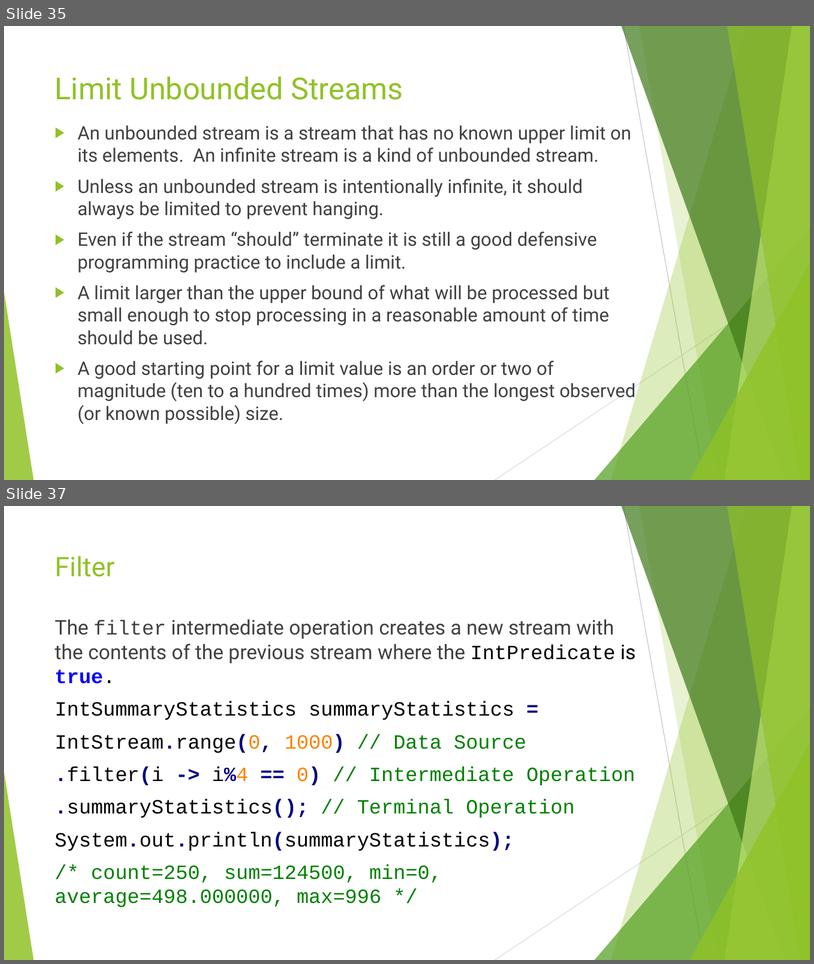
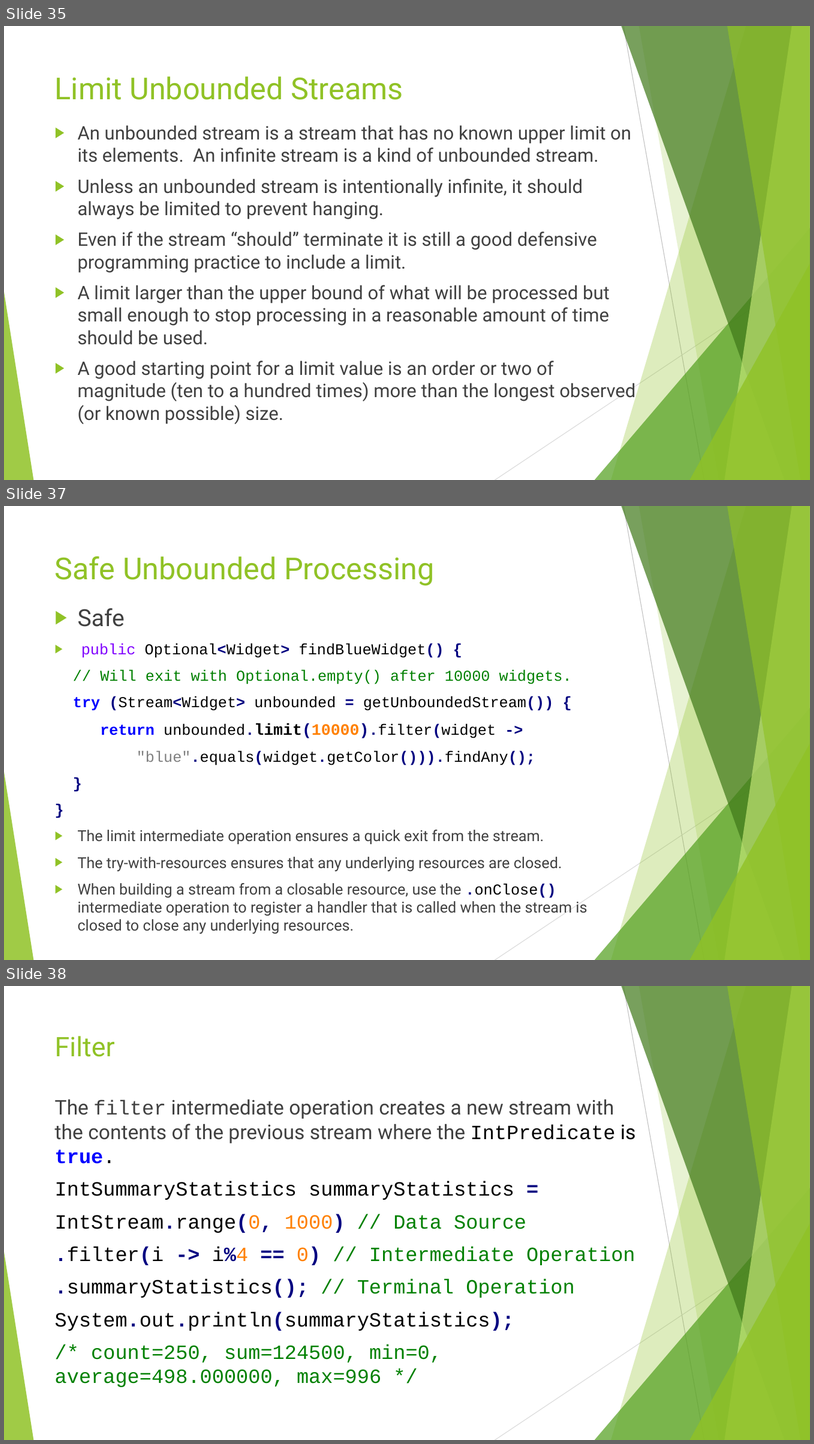
Before and after one commit to RichardRoda/2017-CodePaLOUsa-Lambda, a slide deck: Learning to Love the Lambda in the Stream.pptx. Shown one above the other, each under a label of ours: slides 35 and 37 before the commit, slides 35, 37 and 38 after it; the slides between them are not shown. The pictures are 814x964 and 814x1444 pixels, drawn with LibreOffice and Linux fonts; fonts in the diff are those of the drawing. Boxes give left, top, right and bottom in pixels: in the first picture for what was removed or moved away, otherwise in the second. Text is boxed around its words. In the diff, an @@ line names an element or a change of style, - is before the commit and + after.

Commit message:
Explain how streams that are backed by resources should be used within a try-with-resources block to close the underlying resource.  Use a tinyurl reference to the GitHub webpage that renders the .pdf slides so people can follow along on their own devices.

```diff
--- a/Learning to Love the Lambda in the Stream.pptx
+++ b/Learning to Love the Lambda in the Stream.pptx
@@ slide 37 added at (4, 506, 810, 960), background #FFFFFF; not listed: 10 template elements that a slide beside it also shows @@
@@ title added at (55, 556, 434, 586), 36 pt, text #90C226 @@
+Safe Unbounded Processing
@@ text added at (73, 608, 587, 934), 18 pt, text #404040 @@
+▶ Safe
+▶ public Optional<Widget> findBlueWidget() {
+// Will exit with Optional.empty() after 10000 widgets.
+try (Stream<Widget> unbounded = getUnboundedStream()) {
+return unbounded.limit(10000).filter(widget ->
+"blue".equals(widget.getColor())).findAny();
+}
+}
+▶ The limit intermediate operation ensures a quick exit from the stream.
+▶ The try-with-resources ensures that any underlying resources are closed.
+▶ When building a stream from a closable resource, use the .onClose() intermediate operation to register a handler that is called when the stream is closed to close any underlying resources.
@@ what was slide 37 is now slide 38 @@
```
Also in this commit, not shown: 12 slides changed, 6 other slides added, 1 slide removed, 1 other file.
